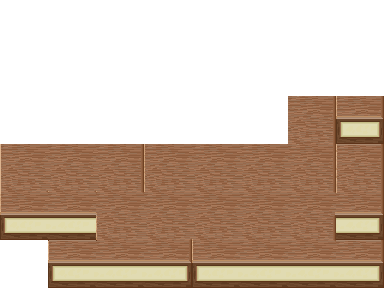
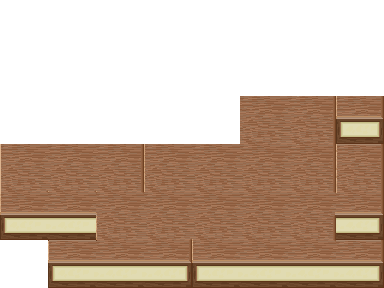
The second (384, 288) image is a revision of the first. Changes to its layers:
pixels changed over [left=240, top=96, right=288, bottom=144] (layer not identified)
